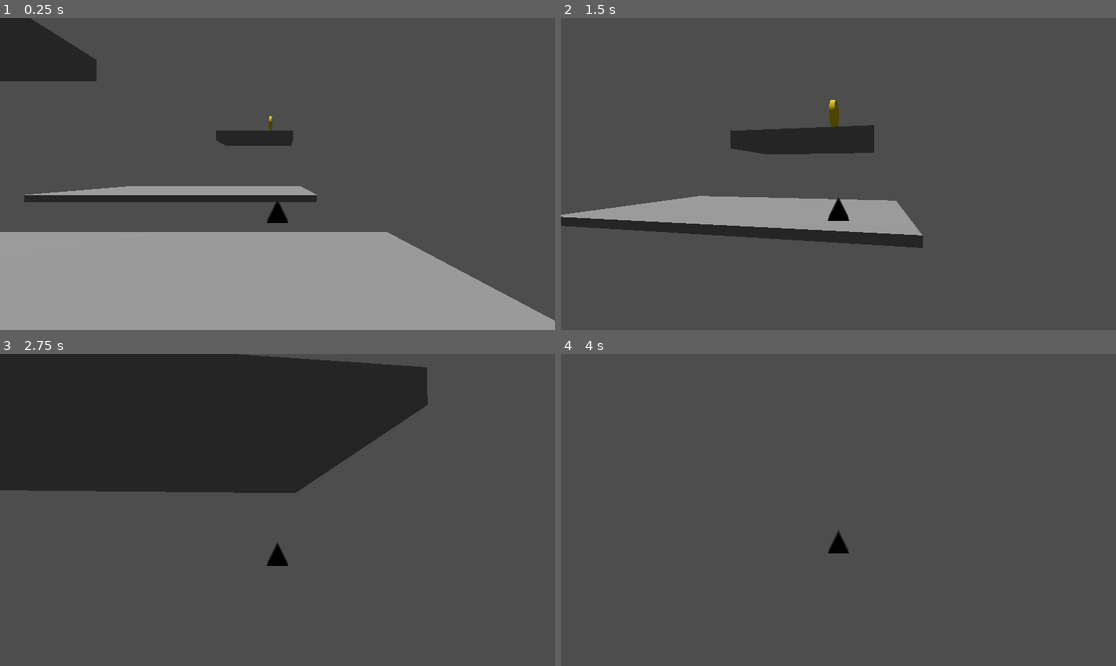
Above: before the commit, frames 1-4 (two rows, left to right).
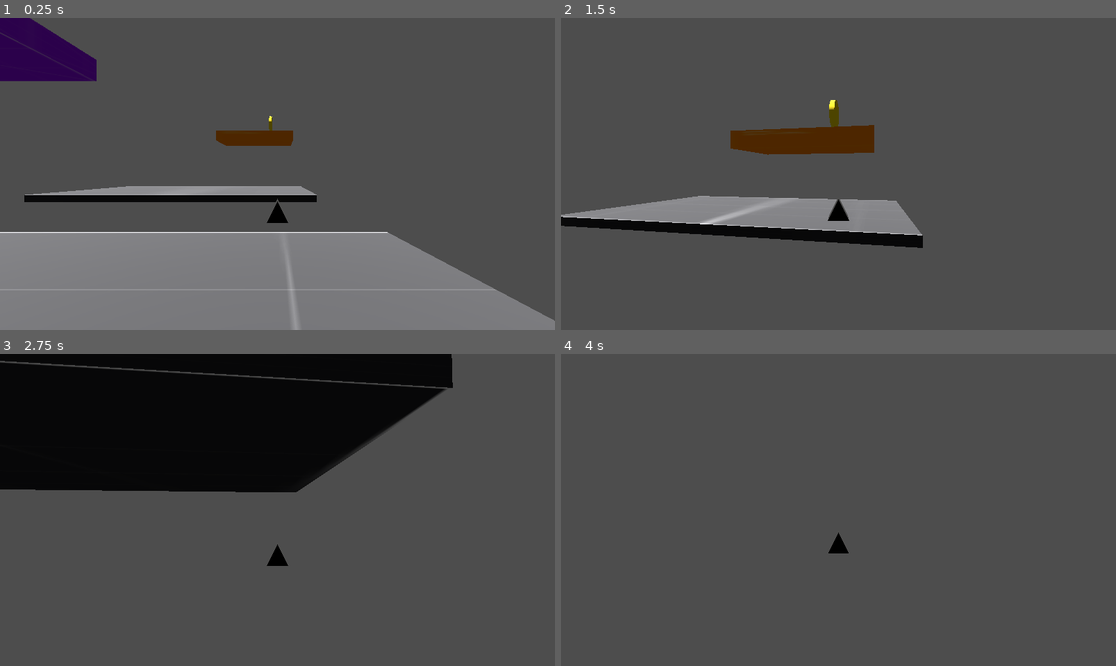
Above: after the commit, the same moments.

Repository: FelipeFik11/GRAYBOXING-Y-MOV-3D-ACT-7
Game: Godot game, scene res://nivel.tscn
Same seed, same stepped clock (60 frames per second), same inputs: the game is played once before the commit and once after it. The project has no main scene, so this scene is started directly.
Inputs (mouse positions are in pixels of both pictures, inside the frame that each line leads up to):
- Up to frame 1 (0.25 s): no input
- Up to frame 2 (1.5 s): tap Enter at 0.5 s; move the mouse to (866, 174) at 0.52 s; hold W (move_forward) from 0.53 s (still down); tap Space (jump) at 0.77 s; move the mouse to (810, 174) at 1.27 s
- Up to frame 3 (2.75 s): keep holding W (move_forward); tap Space (jump) at 1.52 s; move the mouse to (288, 503) at 2.02 s
- Up to frame 4 (4 s): keep holding W (move_forward); move the mouse to (832, 516) at 2.77 s; tap Space (jump) at 3.02, 3.5, 3.77 s; move the mouse to (877, 513) at 3.52 s

The runs differ from the first frame. In frame 1, 29% of the frame differs, in the area x 0-100%, y 0-100%; in frame 2, 5.1%; in frame 3, 31%, in the area x 0-82%, y 0-68%; in frame 4, less than 0.1%.

Commit message:
añadido de texturas a las plataformas

Diff:
--- a/nivel.tscn
+++ b/nivel.tscn
@@ -1,7 +1,13 @@
 [gd_scene format=3 uid="uid://ciskr6uewtmoj"]
 
 [ext_resource type="Script" uid="uid://wbn0fwrnjv84" path="res://player.gd" id="1_wrbek"]
+[ext_resource type="Texture2D" uid="uid://d0p0esyx1jp2v" path="res://Dark/texture_01.png" id="2_6apml"]
 [ext_resource type="Script" uid="uid://bhcet4ofx4y6o" path="res://moneda_1.gd" id="2_h06de"]
+[ext_resource type="Texture2D" uid="uid://dshwo041mvh00" path="res://Purple/texture_05.png" id="3_d04yg"]
+[ext_resource type="Texture2D" uid="uid://b26onrsvxaw1j" path="res://Green/texture_08.png" id="4_u1w1e"]
+[ext_resource type="Texture2D" uid="uid://c1cf5hb554smu" path="res://Orange/texture_01.png" id="5_sdrig"]
+[ext_resource type="Texture2D" uid="uid://dmyvimjxv45bh" path="res://Red/texture_01.png" id="6_l1yqx"]
+[ext_resource type="Texture2D" uid="uid://bos3mi4qnhkd7" path="res://Red/texture_05.png" id="8_d04yg"]
 
 [sub_resource type="CapsuleMesh" id="CapsuleMesh_h06de"]
 
@@ -14,19 +20,34 @@
 
 [sub_resource type="CapsuleShape3D" id="CapsuleShape3D_ymy7k"]
 
+[sub_resource type="StandardMaterial3D" id="StandardMaterial3D_1il4o"]
+albedo_texture = ExtResource("2_6apml")
+
+[sub_resource type="StandardMaterial3D" id="StandardMaterial3D_kreve"]
+albedo_texture = ExtResource("2_6apml")
+
 [sub_resource type="BoxMesh" id="BoxMesh_wrbek"]
+material = SubResource("StandardMaterial3D_kreve")
 size = Vector3(20, 0.5, 10)
 
 [sub_resource type="BoxShape3D" id="BoxShape3D_h06de"]
 size = Vector3(19.878357, 1, 9.822998)
 
+[sub_resource type="StandardMaterial3D" id="StandardMaterial3D_e70fy"]
+albedo_texture = ExtResource("3_d04yg")
+
 [sub_resource type="BoxMesh" id="BoxMesh_j87l1"]
+material = SubResource("StandardMaterial3D_e70fy")
 size = Vector3(6, 1, 5)
 
 [sub_resource type="BoxShape3D" id="BoxShape3D_ymy7k"]
 size = Vector3(6.2233887, 1, 4.888611)
 
+[sub_resource type="StandardMaterial3D" id="StandardMaterial3D_3q8as"]
+albedo_texture = ExtResource("4_u1w1e")
+
 [sub_resource type="BoxMesh" id="BoxMesh_h06de"]
+material = SubResource("StandardMaterial3D_3q8as")
 size = Vector3(5, 1, 6)
 
 [sub_resource type="BoxShape3D" id="BoxShape3D_7gdj4"]
@@ -35,8 +56,22 @@
 [sub_resource type="BoxShape3D" id="BoxShape3D_wrbek"]
 size = Vector3(3.925537, 0.54797363, 2.0067139)
 
+[sub_resource type="StandardMaterial3D" id="StandardMaterial3D_6wxa6"]
+albedo_texture = ExtResource("5_sdrig")
+
 [sub_resource type="BoxMesh" id="BoxMesh_7gdj4"]
+material = SubResource("StandardMaterial3D_6wxa6")
 size = Vector3(4, 0.5, 2)
+
+[sub_resource type="StandardMaterial3D" id="StandardMaterial3D_e7jer"]
+albedo_texture = ExtResource("6_l1yqx")
+
+[sub_resource type="BoxMesh" id="BoxMesh_ymy7k"]
+material = SubResource("StandardMaterial3D_e7jer")
+size = Vector3(3, 1, 5)
+
+[sub_resource type="BoxShape3D" id="BoxShape3D_vttml"]
+size = Vector3(3.0654297, 0.9779053, 4.9315796)
 
 [sub_resource type="CylinderMesh" id="CylinderMesh_7gdj4"]
 top_radius = 0.4
@@ -53,11 +88,15 @@
 [sub_resource type="Environment" id="Environment_wrbek"]
 ambient_light_color = Color(0.67150897, 0.566182, 0.49117064, 1)
 
-[sub_resource type="BoxMesh" id="BoxMesh_ymy7k"]
-size = Vector3(3, 1, 5)
-
-[sub_resource type="BoxShape3D" id="BoxShape3D_vttml"]
-size = Vector3(3.0654297, 0.9157715, 4.9315796)
+[sub_resource type="BoxShape3D" id="BoxShape3D_u1w1e"]
+size = Vector3(3.8523006, 0.85891724, 5.871155)
+
+[sub_resource type="StandardMaterial3D" id="StandardMaterial3D_sdrig"]
+albedo_texture = ExtResource("8_d04yg")
+
+[sub_resource type="BoxMesh" id="BoxMesh_l1yqx"]
+material = SubResource("StandardMaterial3D_sdrig")
+size = Vector3(4, 0.8, 6)
 
 [node name="Nivel" type="Node3D" unique_id=2018608489]
 
@@ -84,6 +123,7 @@
 [node name="StaticBody3D" type="StaticBody3D" parent="plataforma1" unique_id=249214980]
 
 [node name="MeshInstance3D" type="MeshInstance3D" parent="plataforma1/StaticBody3D" unique_id=345123383]
+material_override = SubResource("StandardMaterial3D_1il4o")
 mesh = SubResource("BoxMesh_wrbek")
 
 [node name="CollisionShape3D" type="CollisionShape3D" parent="plataforma1/StaticBody3D" unique_id=1797513926]
@@ -99,7 +139,7 @@
 mesh = SubResource("BoxMesh_wrbek")
 
 [node name="CollisionShape3D" type="CollisionShape3D" parent="plataforma2/StaticBody3D" unique_id=1217620655]
-transform = Transform3D(1, 0, 0, 0, 1, 0, 0, 0, 1, -0.0262146, 0, -16.839706)
+transform = Transform3D(1, 0, 0, 0, 1, 0, 0, 0, 1, -0.0262146, 0, -19.039265)
 shape = SubResource("BoxShape3D_h06de")
 
 [node name="plataforma5" type="Node3D" parent="." unique_id=1165238112]
@@ -139,8 +179,21 @@
 transform = Transform3D(1, 0, 0, 0, 1, 0, 0, 0, 1, 6.110762, 3.672154, -11.5514765)
 mesh = SubResource("BoxMesh_7gdj4")
 
+[node name="plataforma6" type="Node3D" parent="." unique_id=1732151565]
+transform = Transform3D(1, 0, 0, 0, 1, 0, 0, 0, 1, 10.848006, 2.0481677, -3.5065398)
+
+[node name="StaticBody3D" type="StaticBody3D" parent="plataforma6" unique_id=38389081]
+
+[node name="MeshInstance3D" type="MeshInstance3D" parent="plataforma6/StaticBody3D" unique_id=241227153]
+transform = Transform3D(1, 0, 0, 0, 1, 0, 0, 0, 1, -8.080704, 6.229604, 11.203917)
+mesh = SubResource("BoxMesh_ymy7k")
+
+[node name="CollisionShape3D" type="CollisionShape3D" parent="plataforma6/StaticBody3D" unique_id=2026098623]
+transform = Transform3D(1, 0, 0, 0, 1, 0, 0, 0, 1, -8.082014, 6.1780944, 11.221798)
+shape = SubResource("BoxShape3D_vttml")
+
 [node name="moneda1" type="Area3D" parent="." unique_id=167271456]
-transform = Transform3D(1, 0, 0, 0, 1, 0, 0, 0, 1, 0.014382362, 0.07288873, 0)
+transform = Transform3D(1, 0, 0, 0, 1, 0, 0, 0, 1, 0.014382362, 16.769619, -0.71444416)
 script = ExtResource("2_h06de")
 
 [node name="MeshInstance3D" type="MeshInstance3D" parent="moneda1" unique_id=1823937865]
@@ -166,7 +219,7 @@
 shape = SubResource("CapsuleShape3D_vttml")
 
 [node name="moneda3" type="Area3D" parent="." unique_id=440846154]
-transform = Transform3D(1, 0, 0, 0, 1, 0, 0, 0, 1, 2.1843524, 9.894444, 22.464478)
+transform = Transform3D(1, 0, 0, 0, 1, 0, 0, 0, 1, 0.66836905, 9.894444, 21.064651)
 script = ExtResource("2_h06de")
 
 [node name="MeshInstance3D" type="MeshInstance3D" parent="moneda3" unique_id=1230816374]
@@ -183,19 +236,32 @@
 
 [node name="DirectionalLight3D" type="DirectionalLight3D" parent="." unique_id=196934508]
 transform = Transform3D(1, 0, 0, 0, -0.013805181, 0.99990475, 0, -0.99990475, -0.013805181, 0, 27.989727, -10.215771)
-
-[node name="plataforma6" type="Node3D" parent="." unique_id=1732151565]
-transform = Transform3D(1, 0, 0, 0, 1, 0, 0, 0, 1, 10.848006, 2.0481677, -1.9470801)
-
-[node name="StaticBody3D" type="StaticBody3D" parent="plataforma6" unique_id=38389081]
-
-[node name="MeshInstance3D" type="MeshInstance3D" parent="plataforma6/StaticBody3D" unique_id=241227153]
-transform = Transform3D(1, 0, 0, 0, 1, 0, 0, 0, 1, -8.080704, 6.229604, 11.203917)
-mesh = SubResource("BoxMesh_ymy7k")
-
-[node name="CollisionShape3D" type="CollisionShape3D" parent="plataforma6/StaticBody3D" unique_id=2026098623]
-transform = Transform3D(1, 0, 0, 0, 1, 0, 0, 0, 1, -8.082014, 6.1470275, 11.221798)
-shape = SubResource("BoxShape3D_vttml")
+light_energy = 4.067
+
+[node name="plataforma7" type="Node3D" parent="." unique_id=938522255]
+
+[node name="StaticBody3D" type="StaticBody3D" parent="plataforma7" unique_id=1810179206]
+
+[node name="CollisionShape3D2" type="CollisionShape3D" parent="plataforma7/StaticBody3D" unique_id=1659110807]
+transform = Transform3D(1, 0, 0, 0, 1, 0, 0, 0, 1, -3.6774278, 11.288895, 9.423555)
+shape = SubResource("BoxShape3D_u1w1e")
+
+[node name="MeshInstance3D" type="MeshInstance3D" parent="plataforma7/StaticBody3D" unique_id=1030991058]
+transform = Transform3D(1, 0, 0, 0, 1, 0, 0, 0, 1, -3.6810036, 11.254841, 9.371082)
+mesh = SubResource("BoxMesh_l1yqx")
+
+[node name="plataforma8" type="Node3D" parent="." unique_id=240963476]
+transform = Transform3D(1, 0, 0, 0, 1, 0, 0, 0, 1, 4.2821865, 3.5622454, -11.565946)
+
+[node name="StaticBody3D" type="StaticBody3D" parent="plataforma8" unique_id=1946397627]
+
+[node name="CollisionShape3D2" type="CollisionShape3D" parent="plataforma8/StaticBody3D" unique_id=138442142]
+transform = Transform3D(1, 0, 0, 0, 1, 0, 0, 0, 1, -3.5653677, 11.238831, 9.423555)
+shape = SubResource("BoxShape3D_u1w1e")
+
+[node name="MeshInstance3D" type="MeshInstance3D" parent="plataforma8/StaticBody3D" unique_id=1610301173]
+transform = Transform3D(1, 0, 0, 0, 1, 0, 0, 0, 1, -3.6810036, 11.254841, 9.371082)
+mesh = SubResource("BoxMesh_l1yqx")
 
 [connection signal="body_entered" from="moneda1" to="player" method="_on_moneda_1_body_entered"]
 [connection signal="body_entered" from="moneda1" to="moneda1" method="_on_body_entered"]
Binary file added: Dark/texture_01.png
Not shown, added: Dark/texture_01.png.import
Binary file added: Dark/texture_02.png
Not shown, added: Dark/texture_02.png.import
Binary file added: Dark/texture_03.png
Not shown, added: Dark/texture_03.png.import
Binary file added: Dark/texture_04.png
Not shown, added: Dark/texture_04.png.import
Binary file added: Dark/texture_05.png
Not shown, added: Dark/texture_05.png.import
Binary file added: Dark/texture_06.png
Not shown, added: Dark/texture_06.png.import
(and 144 more such lines)
